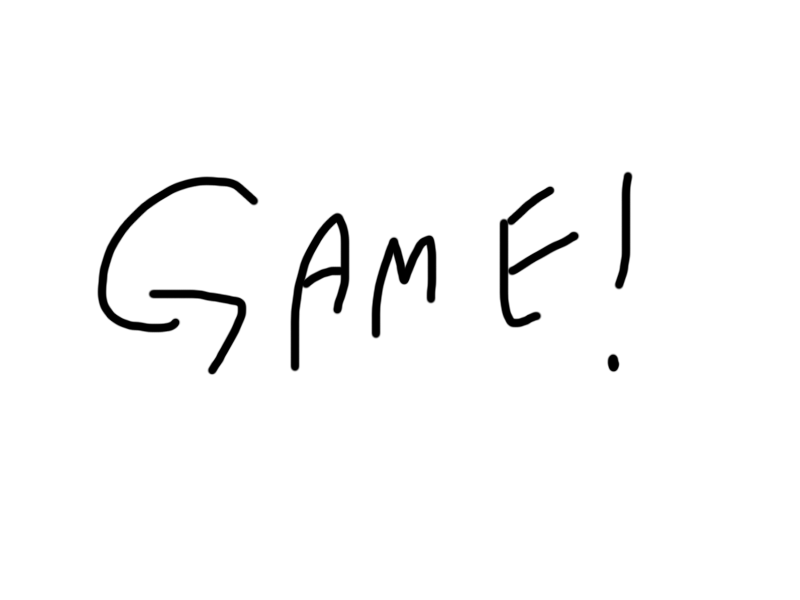
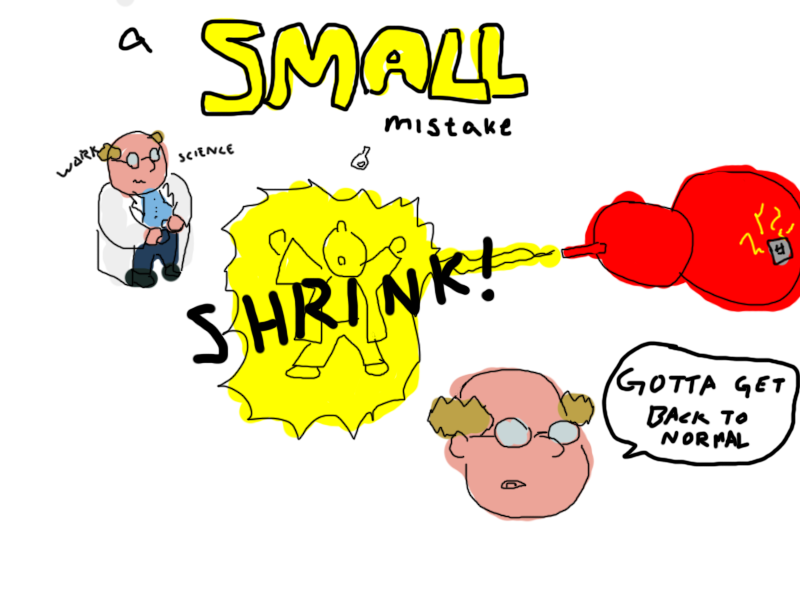
The second 800 x 600 image is a revision of the first. Changes to its layers:
added layer "Layer 9" above "Layer 10" over [118,18,529,138]
added layer "Layer 10" above "Group 2" over [201,17,528,115]
added group "Group 2" with 2 layers above "Group 1" over [55,142,800,467]
added layer "Layer 7" in group "Group 2" over [55,142,786,450]
added layer "Layer 8" in group "Group 2" over [601,340,800,467]
added group "Group 1" with 6 layers above "Background" over [95,0,800,523]
added layer "Layer 3" in group "Group 1" over [426,368,595,520]
added layer "Layer 5" in group "Group 1" over [216,178,556,441]
added layer "Layer 4" in group "Group 1" over [560,170,800,307]
added layer "Layer 2" in group "Group 1" over [268,145,407,380]
added layer "Layer 1" in group "Group 1" over [95,130,193,289]
added layer "Layer 6" in group "Group 1" over [97,0,800,523]
added layer "Background" over [55,0,800,523]
